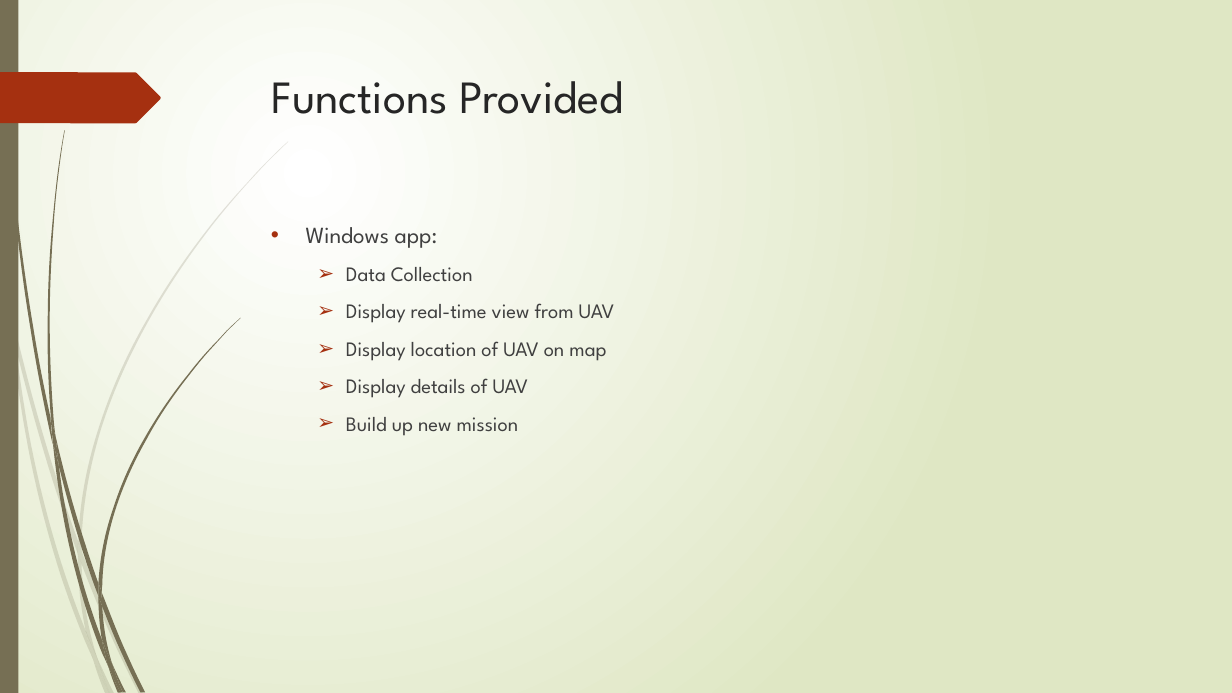
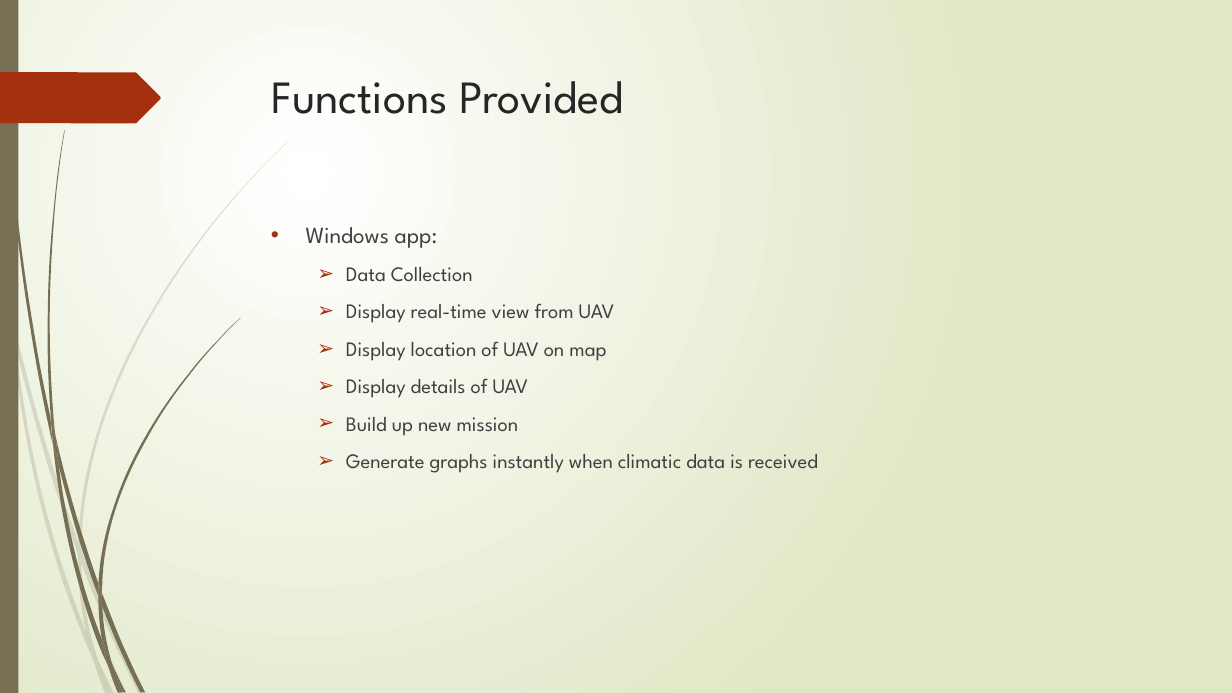
Before and after one commit to Ethan7102/FYP, a slide deck: slide 7 of FYP_document/Interim Report/Interim Report.pptx. Drawn at 1232x693 pixels with LibreOffice and Linux fonts; fonts in the diff are those of the drawing. Boxes give left, top, right and bottom in pixels: in the first picture for what was removed or moved away, otherwise in the second. Text is boxed around its words. In the diff, an @@ line names an element or a change of style, - is before the commit and + after.

```diff
--- a/FYP_document/Interim Report/Interim Report.pptx
+++ b/FYP_document/Interim Report/Interim Report.pptx
@@ text at (346,454,818,473): paragraph added @@
+  ➢ Generate graphs instantly when climatic data is received
```
Also in this commit, not shown: 8 other slides changed, 2 other files.
